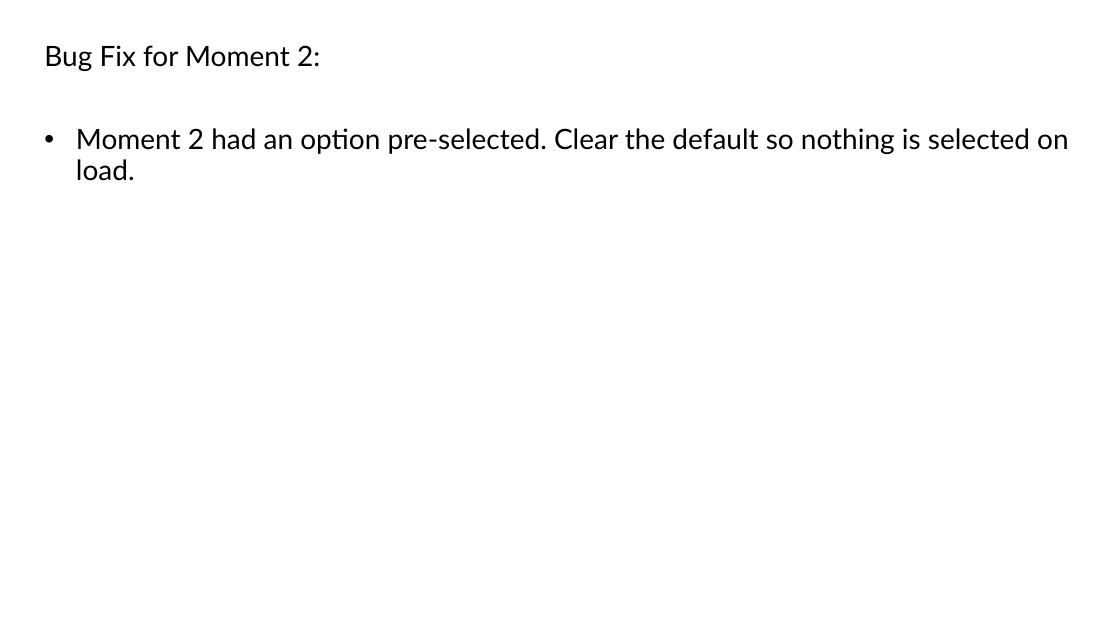
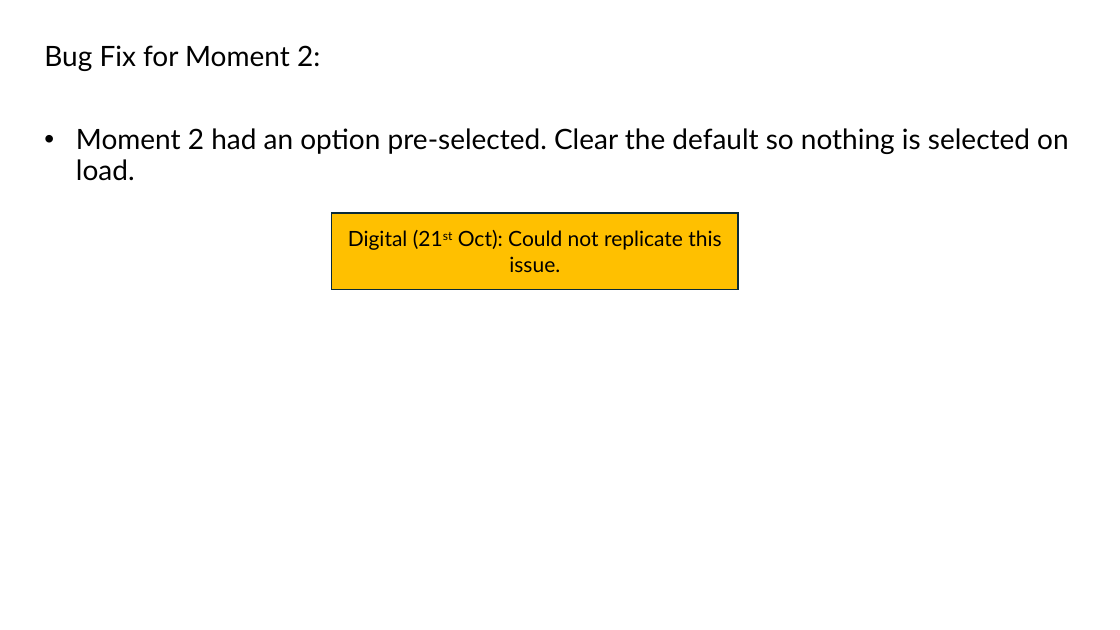
Before and after one commit to BTS-USA/BTS_BD_Marketing_MBS, a slide deck: slide 7 of _dev/Feedback/Consultant/19-Oct/10_19_2026_Update_For_Digital_Simulation.pptx. Drawn at 1120x630 pixels with LibreOffice and Linux fonts; fonts in the diff are those of the drawing. Boxes give left, top, right and bottom in pixels: in the first picture for what was removed or moved away, otherwise in the second. Text is boxed around its words. In the diff, an @@ line names an element or a change of style, - is before the commit and + after.

```diff
--- a/_dev/Feedback/Consultant/19-Oct/10_19_2026_Update_For_Digital_Simulation.pptx
+++ b/_dev/Feedback/Consultant/19-Oct/10_19_2026_Update_For_Digital_Simulation.pptx
@@ rectangle added at (332, 213, 739, 289), fill #FFC000, outline #092A39 1.5 pt, 18 pt, text #000000 @@
+Digital (21st Oct): Could not replicate this issue.
```
Also in this commit, not shown: 8 other slides changed.
